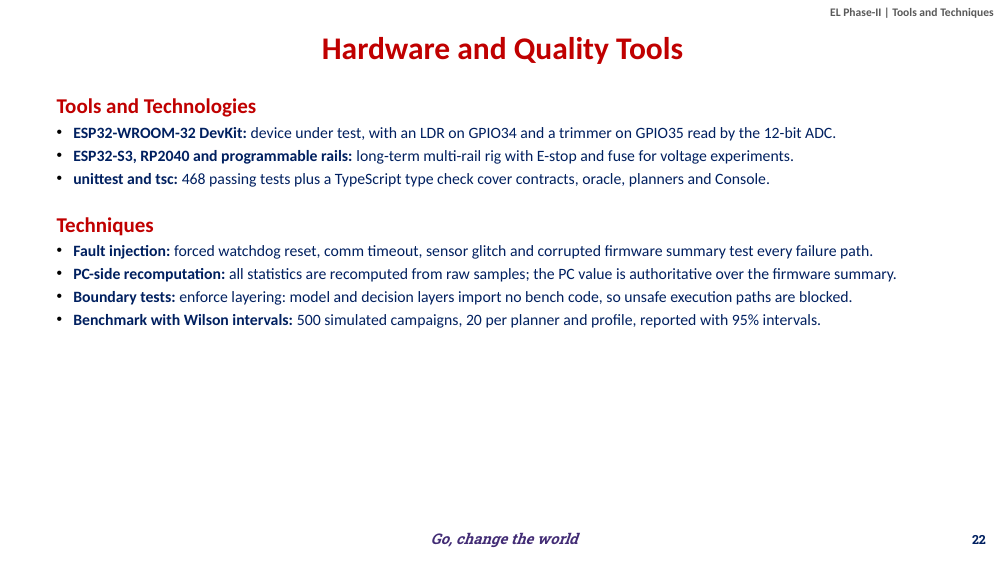
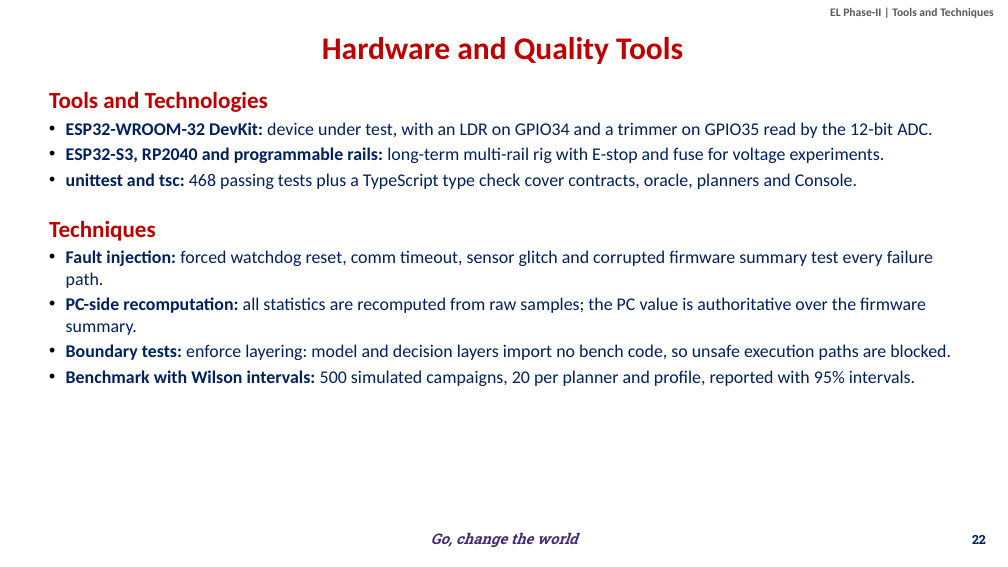
Before and after one commit to overclocked-2124/ChipCheck, a slide deck: slide 22 of docs/presentation/AI-Driven Adaptive Physical Testing for Embedded Systems - Phase 2.pptx. Drawn at 1008x567 pixels with LibreOffice and Linux fonts; fonts in the diff are those of the drawing; background and template pictures are left out. Boxes give left, top, right and bottom in pixels: in the first picture for what was removed or moved away, otherwise in the second. Text is boxed around its words. In the diff, an @@ line names an element or a change of style, - is before the commit and + after.

```diff
--- a/docs/presentation/AI-Driven Adaptive Physical Testing for Embedded Systems - Phase 2.pptx
+++ b/docs/presentation/AI-Driven Adaptive Physical Testing for Embedded Systems - Phase 2.pptx
@@ text "Tools and Technologies": place and size @@
-text "Tools and Technologies" at [57,98,897,328]
+text "Tools and Technologies" at [49,91,951,386]
@@ text "Tools and Technologies" at [49,91,951,386]: size 20 to 22 pt in "Tools and Technologies", "Techniques"; size 15 to 17 pt @@
```
Also in this commit, not shown: 2 other slides changed.
